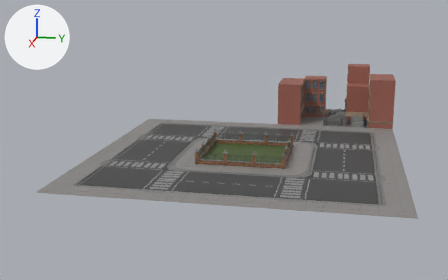
An edit to the glTF model public/models/level.glb, drawn before and after from the same camera.
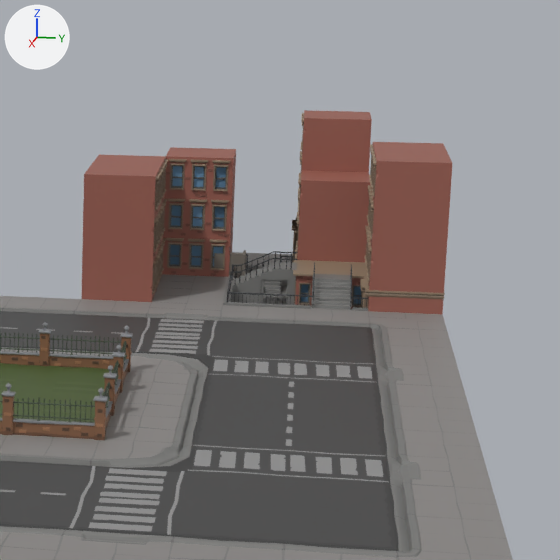
Each version appears first whole from a 50 mm lens placed at (131.1, 30.0, 29.8), pointed at (12.5, 6.2, 0.1), and next in a close-up on the part from 56% to 96% of the width and 10% to 74% of the height. Every picture has the same lights, and +X, +Y and +Z are marked at upper left. Where no turn or scale is listed for an object, it has been applied to the vertices.

The first close-up shows 'SM_Bld_Apartment_Stack_01.001', 'SM_Bld_Apartment_Stack_01.003', 'SM_Bld_Apartment_Stack_01.004', 'SM_Bld_Apartment_Stack_01.006', 'SM_Bld_Apartment_Stack_01.007', 'SM_Bld_Apartment_Stairs_Corner_01.001', 'SM_Env_Road_Bare_01.009', 'SM_Env_Road_Bare_01.015', 'SM_Env_Road_Bare_01.016', 'SM_Env_Road_Crossing_01.010', 'SM_Env_Sidewalk_Straight_01.042', 'SM_Env_Sidewalk_Straight_01.043'.
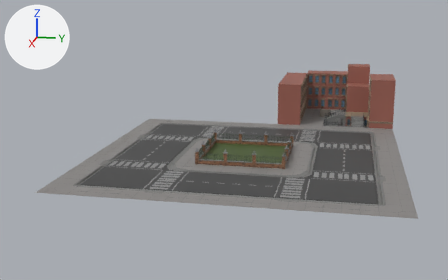
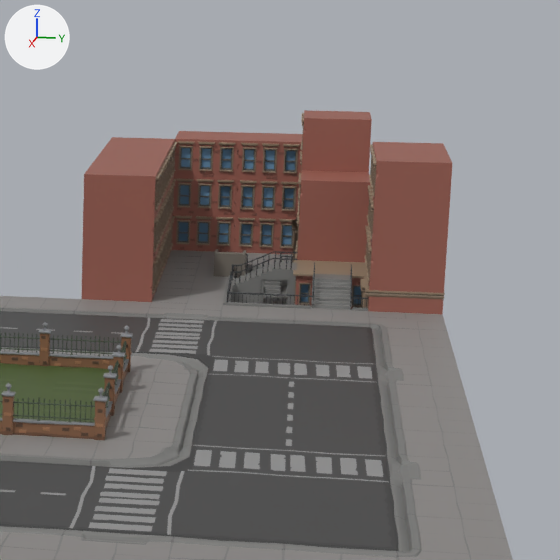
Changed parts and their boxes (x1, y1, x2, y2) in the close-ups (560 x 560 px):
'SM_Bld_Apartment_Stack_01.003', moved: before (162, 147, 236, 277); after (172, 131, 241, 252)
'SM_Bld_Apartment_Stack_01.008', added (brown): after (234, 132, 303, 254)
'SM_Bld_Apartment_Stack_01.009', added (brown): after (99, 146, 173, 274)
'SM_Bld_Apartment_Stack_01.010', added (brown): after (106, 137, 177, 261)

Diff of the bpy script that builds the scene:
```diff
--- a/public/models/level.glb.py
+++ b/public/models/level.glb.py
@@ ob_sm_bld_apartment_stack_01_003 @@
 ob_sm_bld_apartment_stack_01_003 = bpy.data.objects.new('SM_Bld_Apartment_Stack_01.003', me_mesh_406)
-ob_sm_bld_apartment_stack_01_003.location = (-15.0, 20.0, 0.0)
+ob_sm_bld_apartment_stack_01_003.location = (-25.0, 20.0, 0.0)
@@ ob_sm_bld_apartment_stack_01_010 @@
+ob_sm_bld_apartment_stack_01_010 = bpy.data.objects.new('SM_Bld_Apartment_Stack_01.010', me_mesh_405.copy())  # the mesh of ob_sm_bld_apartment_stack_01_002
+ob_sm_bld_apartment_stack_01_010.location = (-20.0, 20.0, 0.0)
@@ ob_sm_bld_apartment_stack_01_009 @@
+ob_sm_bld_apartment_stack_01_009 = bpy.data.objects.new('SM_Bld_Apartment_Stack_01.009', me_mesh_405.copy())  # the mesh of ob_sm_bld_apartment_stack_01_002
+ob_sm_bld_apartment_stack_01_009.location = (-15.0, 20.0, 0.0)
@@ ob_sm_bld_apartment_stack_01_008 @@
+ob_sm_bld_apartment_stack_01_008 = bpy.data.objects.new('SM_Bld_Apartment_Stack_01.008', me_mesh_406.copy())  # the mesh of ob_sm_bld_apartment_stack_01_003
+ob_sm_bld_apartment_stack_01_008.location = (-25.0, 25.0, 0.0)
```
